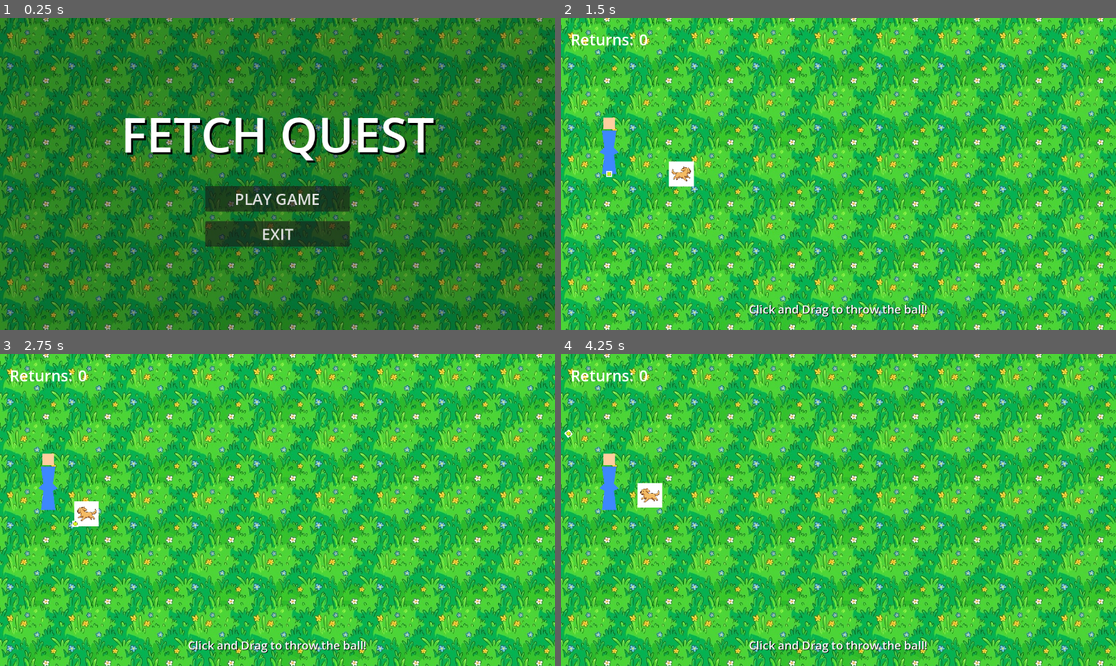
Above: before the commit, frames 1-4 (two rows, left to right).
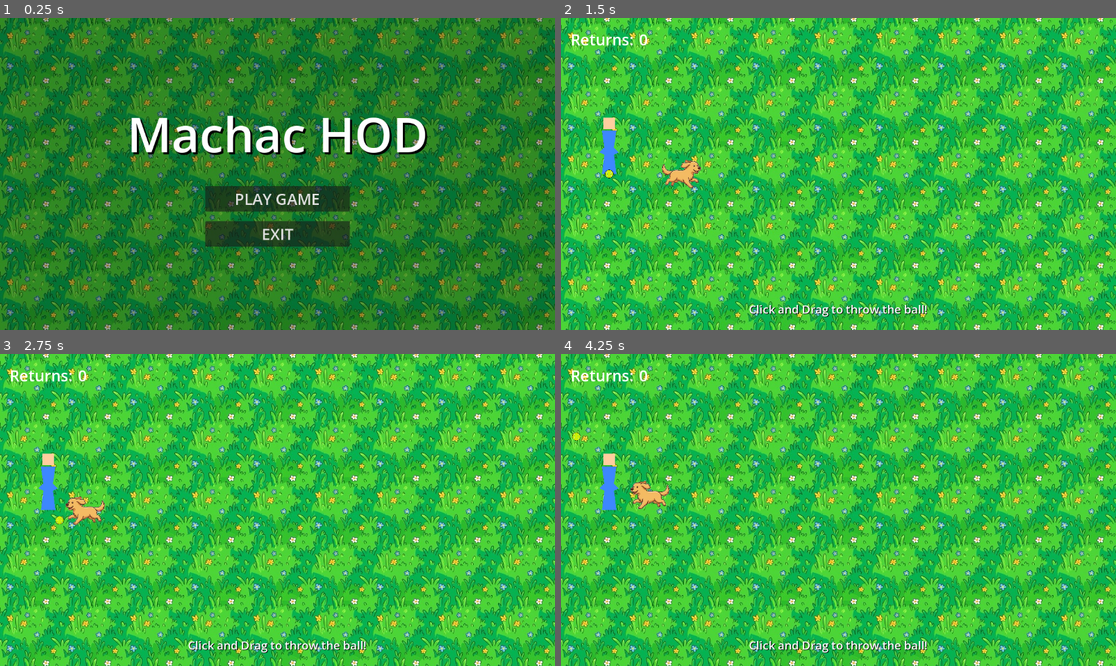
Above: after the commit, the same moments.

Repository: jenbeendy/godotTest
Game: Godot game, scene res://menu.tscn
Two runs of this game, one before a commit and one after it. Both use one fixed random seed, a clock stepped at 60 frames per second and the inputs below.
Inputs (mouse positions are in pixels of both pictures, inside the frame that each line leads up to):
- Up to frame 1 (0.25 s): no input
- Up to frame 2 (1.5 s): click "PLAY GAME" at 0.5 s; tap Enter at 1.25 s; move the mouse to (960, 158) at 1.27 s; tap R at 1.35 s; click (960, 158) at 1.42 s
- Up to frame 3 (2.75 s): tap Space at 2 s; drag from (166, 525) to (249, 572) at 2.02 s
- Up to frame 4 (4.25 s): move the mouse to (894, 441) at 2.77 s; tap R at 2.85 s; click (894, 441) at 2.92 s; tap Enter at 3.5 s; drag from (810, 572) to (672, 463) at 3.52 s

The runs differ from the first frame. In frame 1, 3.8% of the frame differs, in the area x 22-79%, y 31-47%; in frame 2, 0.5%; in frame 3, 0.5%; in frame 4, 0.5%.

Commit message:
final touches

Diff:
--- a/ball.tscn
+++ b/ball.tscn
@@ -4,7 +4,7 @@
 [ext_resource type="Script" uid="uid://c8x7y6z5w4v3" path="res://ball.gd" id="2"]
 
 [sub_resource type="CircleShape2D" id="CircleShape2D_1"]
-radius = 16.0
+radius = 32.0
 
 [node name="Ball" type="RigidBody2D"]
 collision_layer = 2
@@ -14,7 +14,7 @@
 script = ExtResource("2")
 
 [node name="Sprite2D" type="Sprite2D" parent="."]
-scale = Vector2(0.05, 0.05)
+scale = Vector2(0.1, 0.1)
 texture = ExtResource("1")
 
 [node name="CollisionShape2D" type="CollisionShape2D" parent="."]
--- a/dog.gd
+++ b/dog.gd
@@ -50,8 +50,8 @@
 				$Sprite2D.flip_h = velocity.x < 0
 
 			if carried_ball:
-				# Hold ball in mouth area
-				var offset = Vector2(30 if velocity.x >= 0 else -30, 20)
+				# Hold ball in mouth area (doubled for bigger dog)
+				var offset = Vector2(60 if velocity.x >= 0 else -60, 20)
 				carried_ball.global_position = global_position + offset
 
 			if global_position.distance_to(home_position) < return_threshold:
--- a/dog.tscn
+++ b/dog.tscn
@@ -4,11 +4,11 @@
 [ext_resource type="Script" uid="uid://c8x7y6z5w4v4" path="res://dog.gd" id="2"]
 
 [sub_resource type="CapsuleShape2D" id="CapsuleShape2D_1"]
-radius = 20.0
-height = 60.0
+radius = 40.0
+height = 120.0
 
 [sub_resource type="CircleShape2D" id="CircleShape2D_2"]
-radius = 40.0
+radius = 80.0
 
 [node name="Dog" type="CharacterBody2D"]
 collision_layer = 4
@@ -16,7 +16,7 @@
 script = ExtResource("2")
 
 [node name="Sprite2D" type="Sprite2D" parent="."]
-scale = Vector2(0.2, 0.2)
+scale = Vector2(0.4, 0.4)
 texture = ExtResource("1")
 
 [node name="CollisionShape2D" type="CollisionShape2D" parent="."]
--- a/menu.tscn
+++ b/menu.tscn
@@ -49,7 +49,7 @@
 theme_override_constants/shadow_offset_x = 4
 theme_override_constants/shadow_offset_y = 4
 theme_override_font_sizes/font_size = 100
-text = "FETCH QUEST"
+text = "Machac HOD"
 horizontal_alignment = 1
 
 [node name="Buttons" type="VBoxContainer" parent="CenterContainer/VBoxContainer"]
--- a/project.godot
+++ b/project.godot
@@ -10,7 +10,7 @@
 
 [application]
 
-config/name="MachacTest"
+config/name="Machac HOD"
 run/main_scene="res://menu.tscn"
 config/features=PackedStringArray("4.6", "Forward Plus")
 config/icon="res://icon.svg"
Binary file changed: assets/ball.png
Binary file changed: assets/dog.png
